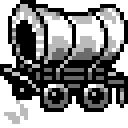
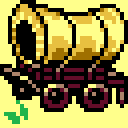
Before/after of a w=128, h=128 layered artwork. What changed in the layer stack:
hid "wagon b+w" over (0, 0, 128, 128)
added layer "wagon colour copy" above "wagon colour" over (0, 0, 128, 128)
